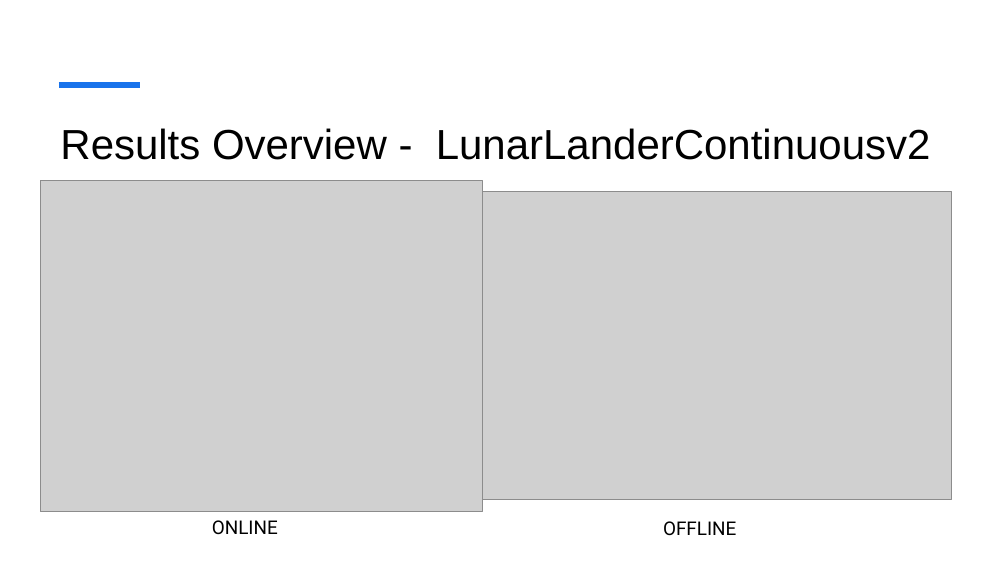
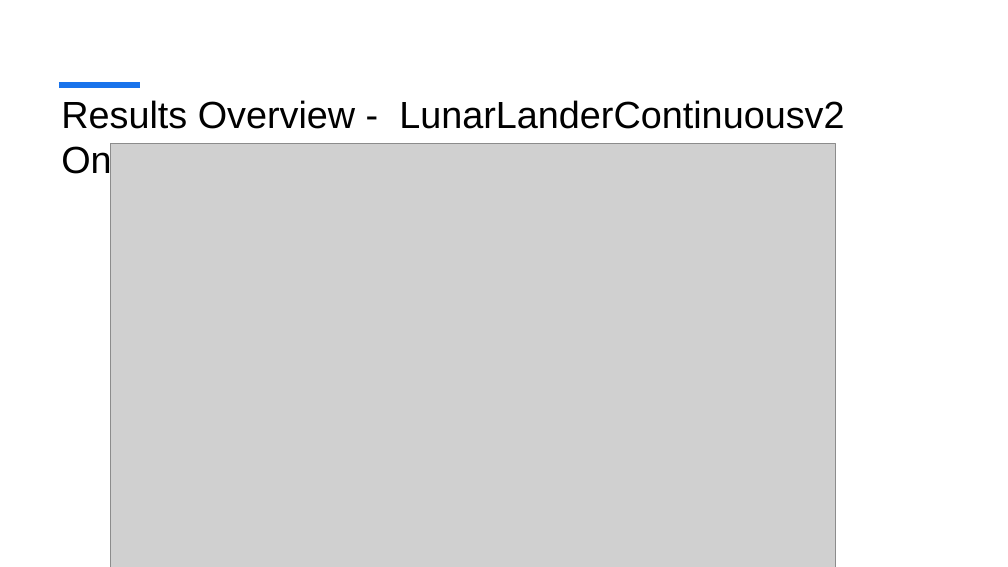
Before and after one commit to viszwak/rl-sample-efficiency, a slide deck: slide 16 of investigations/presentation/SAC.pptx. Drawn at 1008x567 pixels with LibreOffice and Linux fonts; fonts in the diff are those of the drawing; grey boxes stand for pictures. Boxes give left, top, right and bottom in pixels: in the first picture for what was removed or moved away, otherwise in the second. Text is boxed around its words. In the diff, an @@ line names an element or a change of style, - is before the commit and + after.

```diff
--- a/investigations/presentation/SAC.pptx
+++ b/investigations/presentation/SAC.pptx
@@ title at (x1=61, y1=100, x2=844, y2=181): text changed; size 40 to 36 pt @@
-Results Overview - LunarLanderContinuousv2
+Results Overview - LunarLanderContinuousv2 Online
@@ picture added at (x1=110, y1=144, x2=836, y2=567) @@
@@ picture removed at (x1=40, y1=180, x2=482, y2=512) @@
@@ picture removed at (x1=482, y1=191, x2=951, y2=499) @@
@@ text removed at (x1=212, y1=520, x2=278, y2=534) @@
-ONLINE
@@ text removed at (x1=663, y1=521, x2=736, y2=536) @@
-OFFLINE
```
Also in this commit, not shown: 2 other slides changed, 12 slides added, 9 slides removed, 1 other file.
